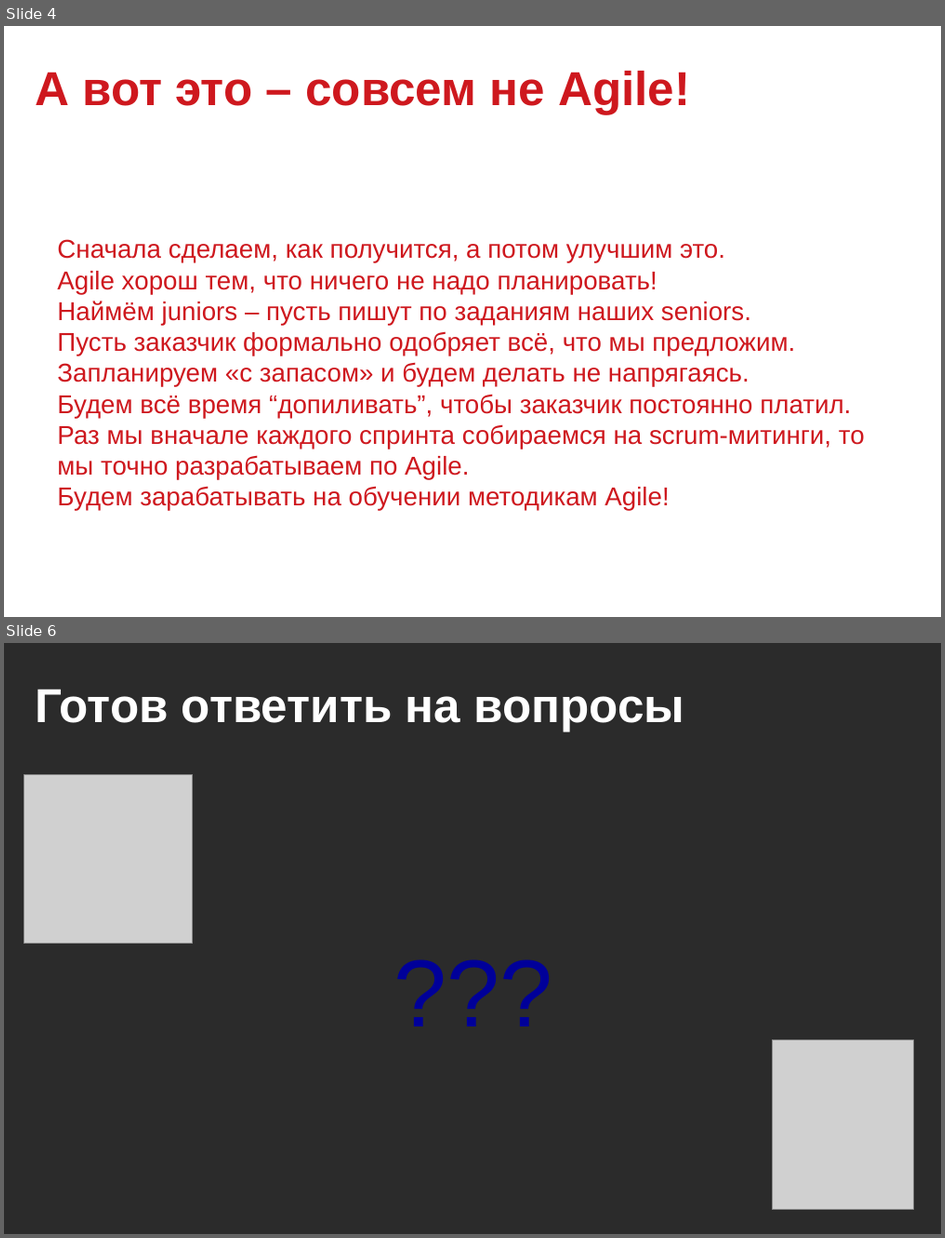
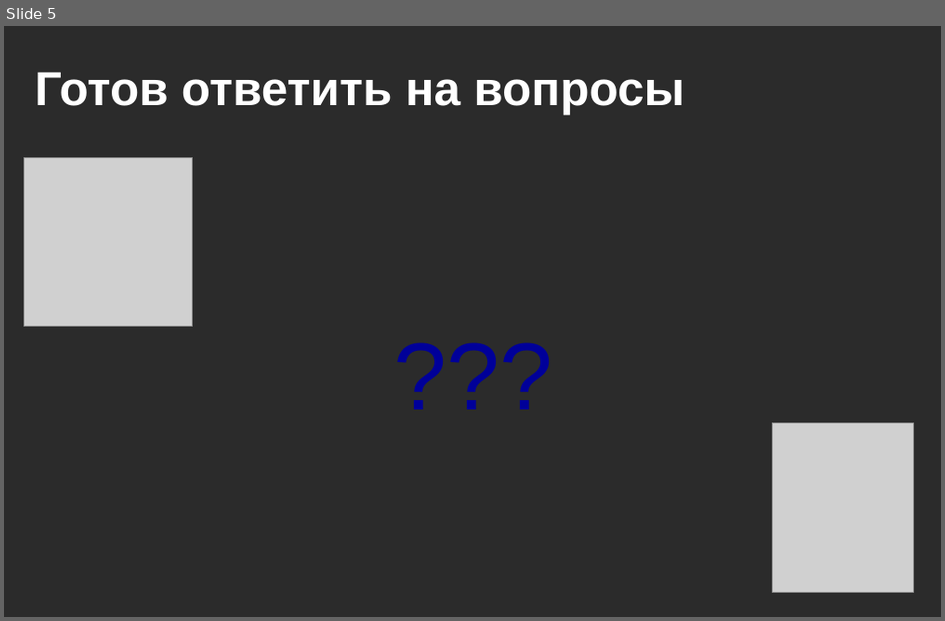
Before and after one commit to mike-shock/Go_language, a slide deck: Go_Intro.odp. Shown one above the other, each under a label of ours: slides 4 and 6 before the commit, slide 5 after it; the slides between them are not shown. The pictures are 945x1238 and 945x621 pixels, drawn with LibreOffice and Linux fonts; fonts in the diff are those of the drawing; grey boxes stand for pictures; background and template pictures are left out; a plain dark background stands for a picture behind light text. Boxes give left, top, right and bottom in pixels: in the first picture for what was removed or moved away, otherwise in the second. Text is boxed around its words. In the diff, an @@ line names an element or a change of style, - is before the commit and + after.

```diff
--- a/Go_Intro.odp
+++ b/Go_Intro.odp
@@ slide 4 removed at [4, 26, 941, 617], background picture (left out) @@
@@ text removed at [35, 71, 690, 114] @@
-А вот это – совсем не Аgile!
@@ text removed at [57, 239, 865, 511] @@
-● Сначала сделаем, как получится, а потом улучшим это.
-● Agile хорош тем, что ничего не надо планировать!
-● Наймём juniors – пусть пишут по заданиям наших seniors.
-● Пусть заказчик формально одобряет всё, что мы предложим.
-● Запланируем «с запасом» и будем делать не напрягаясь.
-● Будем всё время “допиливать”, чтобы заказчик постоянно платил.
-● Раз мы вначале каждого спринта собираемся на scrum-митинги, то мы точно разpабатываем по Agile.
-● Будем зарабатывать на обучении методикам Agile!
@@ what was slide 6 is now slide 5 @@
```
Also in this commit, not shown: 3 slides changed, 1 slide added, 1 other slide removed.
